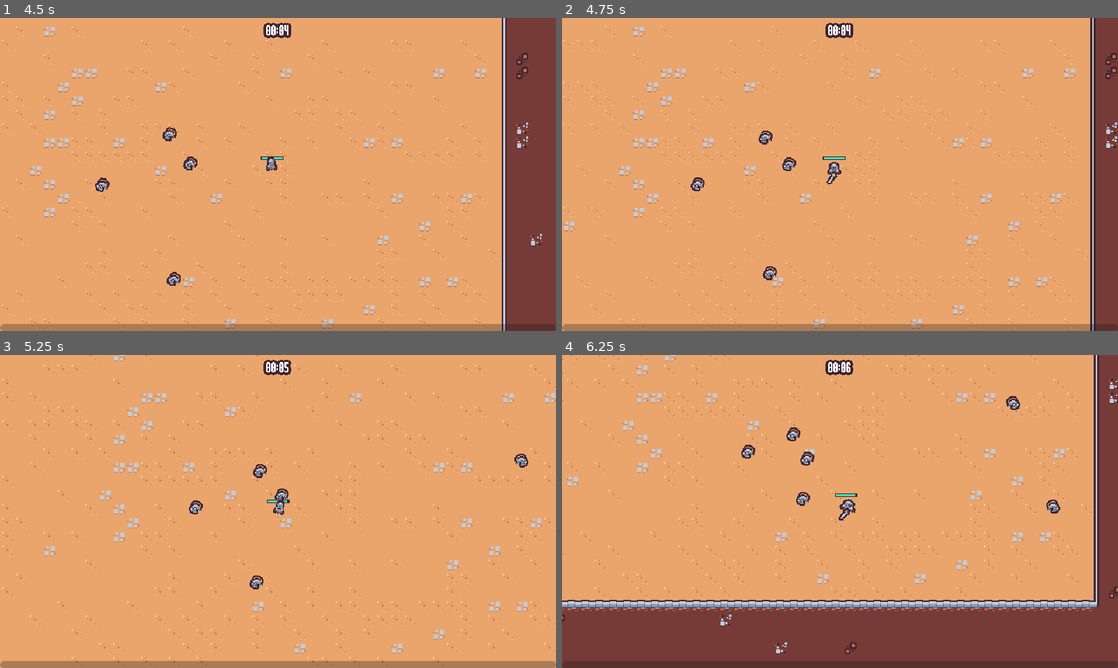
Above: before the commit, frames 1-4 (two rows, left to right).
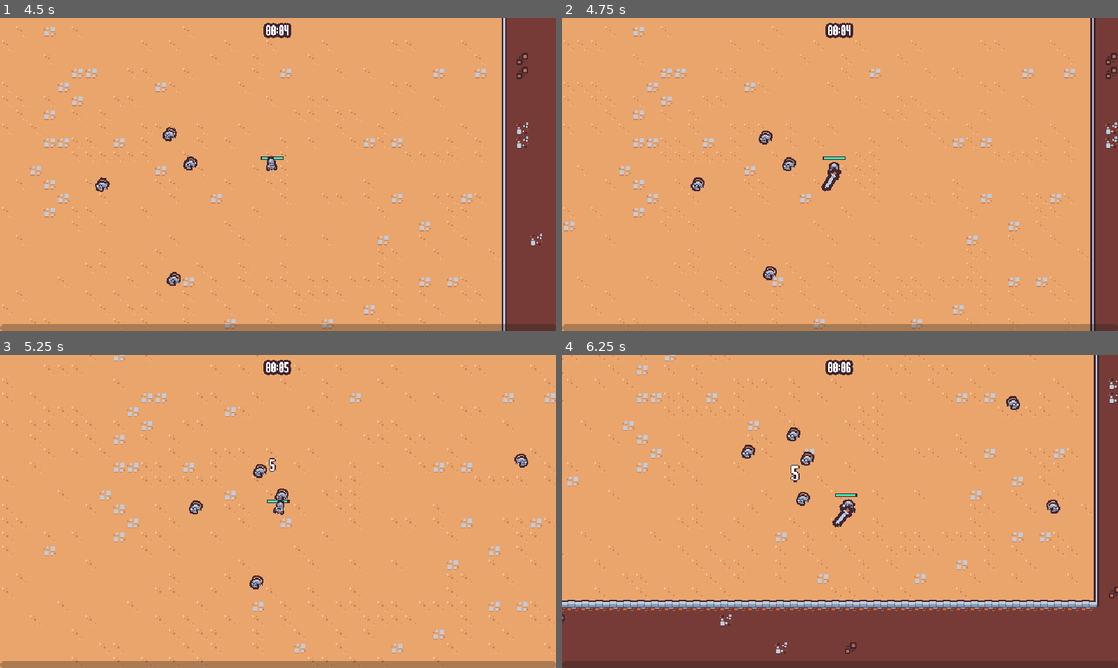
Above: after the commit, the same moments.

Repository: blackal83/godot_survivors_class
Game: Godot game, scene res://scenes/main/main.tscn
The game is run twice, just before and just after one commit, with the same random seed, the same clock (stepped at 60 frames per second) and the same inputs.
Inputs (mouse positions are in pixels of both pictures, inside the frame that each line leads up to):
- Up to frame 1 (4.5 s): move the mouse to (400, 158) at 0.52 s; press the mouse at (400, 158) at 0.53 s; hold D (move_right) 0.53-1.28 s; move the mouse to (166, 190) at 1.27 s; release the mouse at (166, 190) at 1.28 s; hold S (move_down) 1.28-2.03 s; click (166, 190) at 1.35 s; move the mouse to (333, 105) at 2.02 s; press the mouse at (333, 105) at 2.03 s; hold D (move_right) 2.03-2.78 s; move the mouse to (250, 237) at 2.77 s; release the mouse at (250, 237) at 2.78 s; hold W (move_up) 2.78-3.53 s; click (250, 237) at 2.85 s; move the mouse to (444, 221) at 3.52 s; press the mouse at (444, 221) at 3.53 s; hold A (move_left) from 3.53 s (still down); move the mouse to (111, 127) at 4.27 s; release the mouse at (111, 127) at 4.28 s; click (111, 127) at 4.35 s
- Up to frame 2 (4.75 s): keep holding A (move_left)
- Up to frame 3 (5.25 s): move the mouse to (305, 511) at 5.02 s; release A (move_left) at 5.03 s; press the mouse at (305, 511) at 5.03 s; hold S (move_down) from 5.03 s (still down)
- Up to frame 4 (6.25 s): move the mouse to (756, 433) at 5.77 s; release S (move_down) at 5.78 s; release the mouse at (756, 433) at 5.78 s; hold D (move_right) from 5.78 s (still down); click (756, 433) at 5.85 s

Frame 1 is identical in both runs. In frame 2, 0.1% of the frame differs, in the area x 46-50%, y 47-56%; in frame 3, less than 0.1%; in frame 4, 0.2%, in the area x 41-53%, y 35-56%.

Commit message:
adding damage numbes (lesson 44)

Diff:
--- a/scenes/ability/sword_ability/sword_ability.tscn
+++ b/scenes/ability/sword_ability/sword_ability.tscn
@@ -66,10 +66,10 @@
 tracks/1/interp = 2
 tracks/1/loop_wrap = true
 tracks/1/keys = {
-"times": PackedFloat32Array(0.01, 0.1, 0.2, 0.35, 0.5, 0.745992),
+"times": PackedFloat32Array(0.01, 0.1, 0.2, 0.35, 0.5, 0.73),
 "transitions": PackedFloat32Array(1, 1, 1, 1, 7.72748, 1),
 "update": 0,
-"values": [Vector2(0, 0), Vector2(1.25, 1.25), Vector2(1, 1), Vector2(1.5, 1.5), Vector2(1, 1), Vector2(0, 0)]
+"values": [Vector2(0, 0), Vector2(2, 2), Vector2(1.75, 1.75), Vector2(2.25, 2.25), Vector2(1.75, 1.75), Vector2(0, 0)]
 }
 tracks/2/type = "method"
 tracks/2/imported = false
@@ -105,7 +105,7 @@
 }
 
 [sub_resource type="RectangleShape2D" id="RectangleShape2D_vlhtg"]
-size = Vector2(33, 36)
+size = Vector2(26, 48)
 
 [node name="SwordAbility" type="Node2D"]
 script = ExtResource("1_vyhk8")
@@ -124,6 +124,9 @@
 [node name="HitboxComponent" parent="." instance=ExtResource("3_ahq8v")]
 
 [node name="CollisionShape2D" type="CollisionShape2D" parent="HitboxComponent"]
-position = Vector2(16.5, 0)
+position = Vector2(13, 3)
 shape = SubResource("RectangleShape2D_vlhtg")
 disabled = true
+
+[node name="CollisionPolygon2D" type="CollisionPolygon2D" parent="HitboxComponent"]
+polygon = PackedVector2Array(0, -26, 5, -25, 11, -23, 16, -20, 21, -15, 25, -8, 26, -2, 25, 7, 23, 12, 19, 17, 14, 22, 7, 25, 0, 26)
--- a/scenes/component/hurtbox_component.gd
+++ b/scenes/component/hurtbox_component.gd
@@ -2,6 +2,8 @@
 class_name HurtboxComponent
 
 @export var health_comp: Node
+
+var floating_text_scene = preload("res://scenes/ui/floating_text.tscn")
 
 func _ready():
 	area_entered.connect(on_area_entered)
@@ -14,3 +16,9 @@
 
 	var hitbox_comp = other_area as HitboxComponent
 	health_comp.damage(hitbox_comp.damage)
+
+	var floating_text = floating_text_scene.instantiate() as Node2D
+	get_tree().get_first_node_in_group("foreground_layer").add_child(floating_text)
+
+	floating_text.global_position = global_position + (Vector2.UP * 16)
+	floating_text.start(str(hitbox_comp.damage))
--- a/scenes/game_object/experience_vial/experience_vial.gd
+++ b/scenes/game_object/experience_vial/experience_vial.gd
@@ -18,7 +18,7 @@
 	rotation = lerp_angle(rotation, target_rotation, 1 - exp(-2 * get_process_delta_time()))
 
 func collect():
-	#GameEvents.emit_exp_vial_collected(1)
+	GameEvents.emit_exp_vial_collected(1)
 	queue_free()
 
 func disable_collision():
--- /dev/null
+++ b/scenes/ui/floating_text.gd
@@ -0,0 +1,32 @@
+extends Node2D
+
+
+func _ready():
+	pass
+
+func start(text: String):
+	$Label.text = text
+
+	var tween = create_tween()
+	tween.set_parallel()
+
+	tween.tween_property(self, "global_position", global_position + (Vector2.UP) * 16, .3)\
+		.set_ease(Tween.EASE_OUT).set_trans(Tween.TRANS_CUBIC)
+
+
+	tween.chain()
+
+	tween.tween_property(self, "global_position", global_position + (Vector2.UP) * 48, .5)\
+		.set_ease(Tween.EASE_IN).set_trans(Tween.TRANS_CUBIC)
+	tween.tween_property(self, "scale", Vector2.ZERO, .5)\
+		.set_ease(Tween.EASE_IN).set_trans(Tween.TRANS_CUBIC)
+
+	tween.chain()
+
+	tween.tween_callback(queue_free)
+
+	var scale_tween = create_tween()
+	scale_tween.tween_property(self, "scale", Vector2.ONE * 1.5, .15)\
+		.set_ease(Tween.EASE_OUT).set_trans(Tween.TRANS_CUBIC)
+	scale_tween.tween_property(self, "scale", Vector2.ONE, .15)\
+		.set_ease(Tween.EASE_IN).set_trans(Tween.TRANS_CUBIC)
--- /dev/null
+++ b/scenes/ui/floating_text.tscn
@@ -0,0 +1,18 @@
+[gd_scene load_steps=2 format=3 uid="uid://mnxjofc6ixpl"]
+
+[ext_resource type="Script" path="res://scenes/ui/floating_text.gd" id="1_h0t3l"]
+
+[node name="FloatingText" type="Node2D"]
+script = ExtResource("1_h0t3l")
+
+[node name="Label" type="Label" parent="."]
+custom_minimum_size = Vector2(100, 32)
+offset_left = -50.0
+offset_top = -14.0
+offset_right = 50.0
+offset_bottom = 18.0
+theme_override_colors/font_outline_color = Color(0.247059, 0.14902, 0.192157, 1)
+theme_override_constants/outline_size = 2
+text = "700"
+horizontal_alignment = 1
+vertical_alignment = 1
